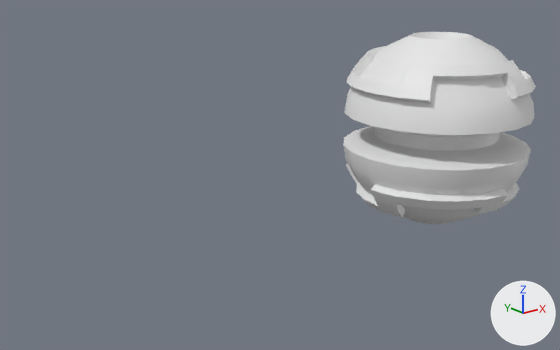
Before and after pictures for a commit that changed the FBX model Assets/_Graphs/FXs/AUTRES/Soulspells/Ward/Ward_low.fbx.
Rendered twice from a 50 mm camera at (-6.31, -0.77, 0.92) aimed at (-4.29, 1.75, -0.09). Lighting does not change. The marker at lower right points along +X, +Y and +Z. Where no turn or scale is listed for an object, it has been applied to the vertices.

Objects in the first picture: 'Ward_low'.
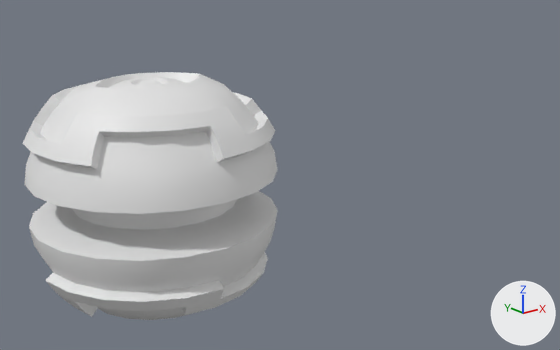
Pixel boxes [x1, y1, x2, y2] of what changed, in the pictures (560 x 350 px):
'Ward_low', reshaped, moved (32% wider, 29% taller)
    before: [343, 32, 536, 224]
    after: [23, 72, 278, 320]
part 1 of me_mesh, added
    after: [109, 78, 186, 89]
part 2 of me_mesh, cut back
    before: [383, 32, 500, 224]
    after: [71, 72, 227, 106]

Edits to the bpy script that builds the scene:
```text
Change me_mesh:
    used by ob_ward_low; location = (-3.361, 1.677, 0.0)
    remove me_mesh.from_pydata(...)  # 514 vertices, 532 faces; spans x -0.459..0.459, y -0.459..0.459, z -0.462..0.447
    add me_mesh.from_pydata(...)  # 714 vertices, 692 faces; spans x -0.459..0.459, y -0.459..0.459, z -0.428..0.416
    me_mesh part 1: a new loose piece of 101 vertices spanning x -0.248..0.248, y -0.248..0.248, z 0.341..0.416
    me_mesh part 2
    42 vertices are removed from x -0.049..0.049, y -0.049..0.049, z -0.282..0.268
    80 faces are deleted
    40 vertices move from x -0.145..0.145, y -0.145..0.145, z -0.462..0.447 to x -0.211..0.211, y -0.156..0.156, z -0.428..0.414
    40 vertices are added at x -0.084..0.084, y -0.084..0.084, z -0.282..0.268
    40 new faces join them
Change ob_ward_low:
    ob_ward_low.location: (-3.361, 1.677, 0.0) -> (-4.949, 1.677, 0.0)
```
